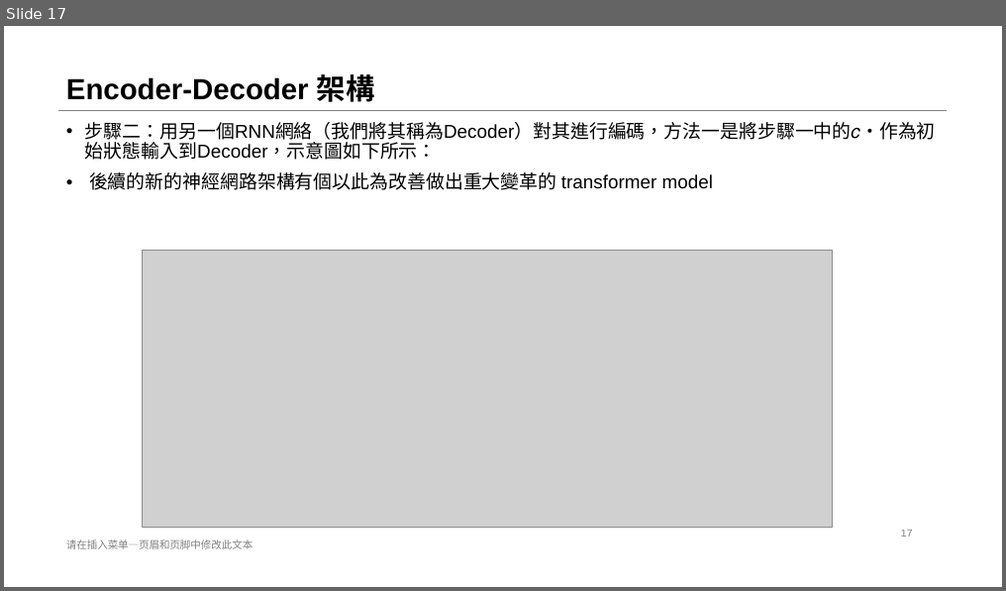
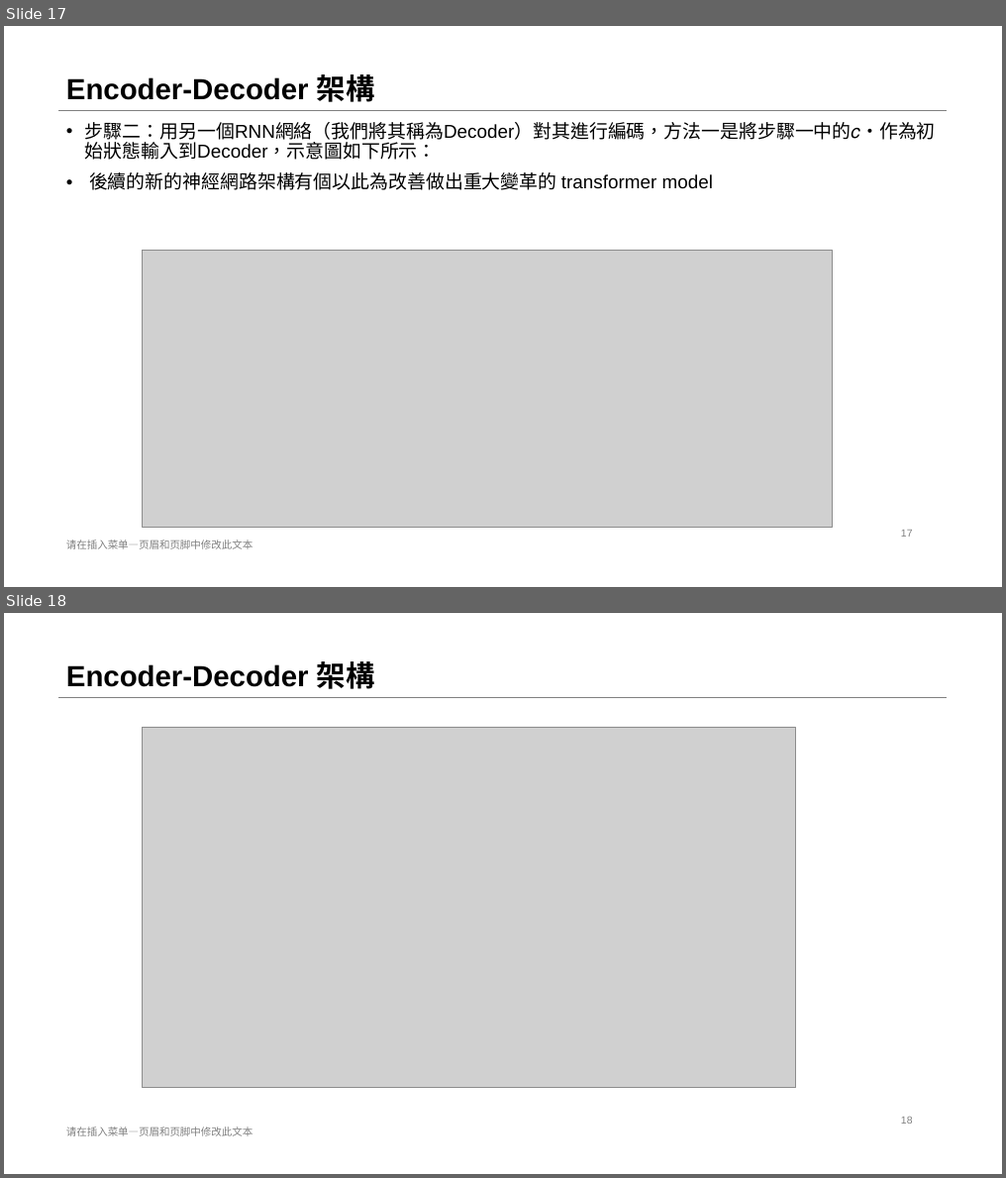
Before and after one commit to stereo720712/2020-11_2021-01_deep_learning_learn_report_record, a slide deck: 11_16_to_11_20_third/3.RNN.pptx. Shown one above the other, each under a label of ours: slide 17 before the commit, slides 17 and 18 after it. The pictures are 1006x591 and 1006x1178 pixels, drawn with LibreOffice and Linux fonts; fonts in the diff are those of the drawing; grey boxes stand for pictures. Boxes give left, top, right and bottom in pixels: in the first picture for what was removed or moved away, otherwise in the second. Text is boxed around its words. In the diff, an @@ line names an element or a change of style, - is before the commit and + after.

```diff
--- a/11_16_to_11_20_third/3.RNN.pptx
+++ b/11_16_to_11_20_third/3.RNN.pptx
@@ slide 18 added at bbox=[4, 613, 1002, 1174], background #FFFFFF; not listed: 1 template element that a slide beside it also shows @@
@@ title added at bbox=[66, 662, 375, 689], 28 pt, text #000000, bold @@
+Encoder-Decoder 架構
@@ picture added at bbox=[143, 727, 796, 1088] @@
@@ page number added at bbox=[901, 1117, 913, 1124], 10 pt, text #808080 @@
+18
@@ text added at bbox=[66, 1127, 252, 1137], 10 pt, text #808080 @@
+请在插入菜单—页眉和页脚中修改此文本
```
Also in this commit, not shown: 9 other files.
